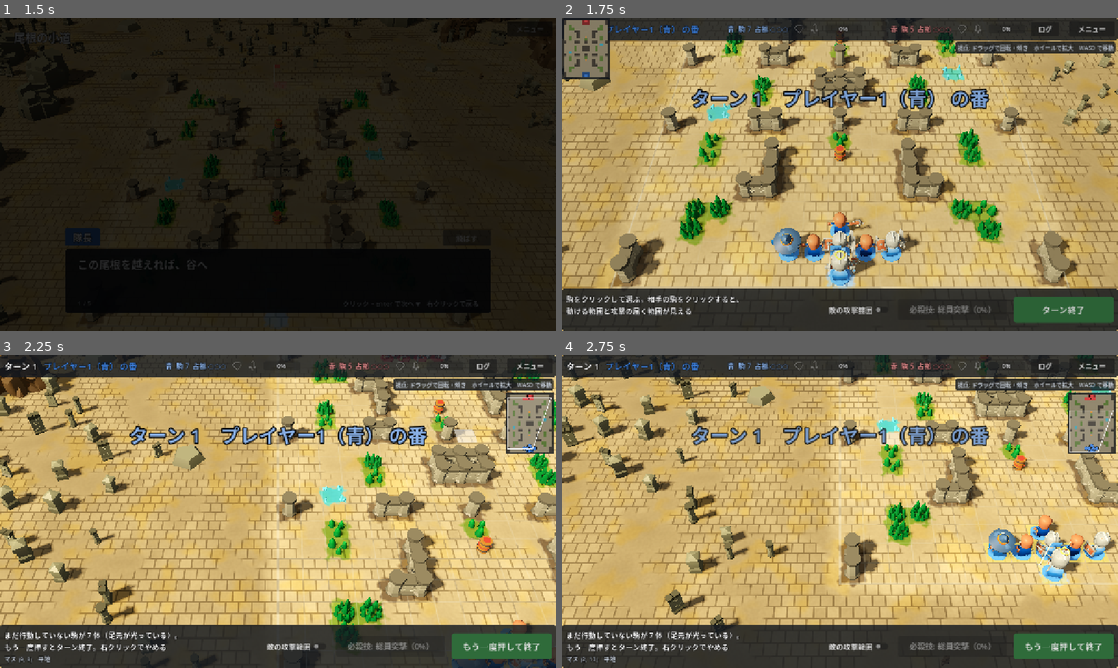
Above: before the commit, frames 1-4 (two rows, left to right).
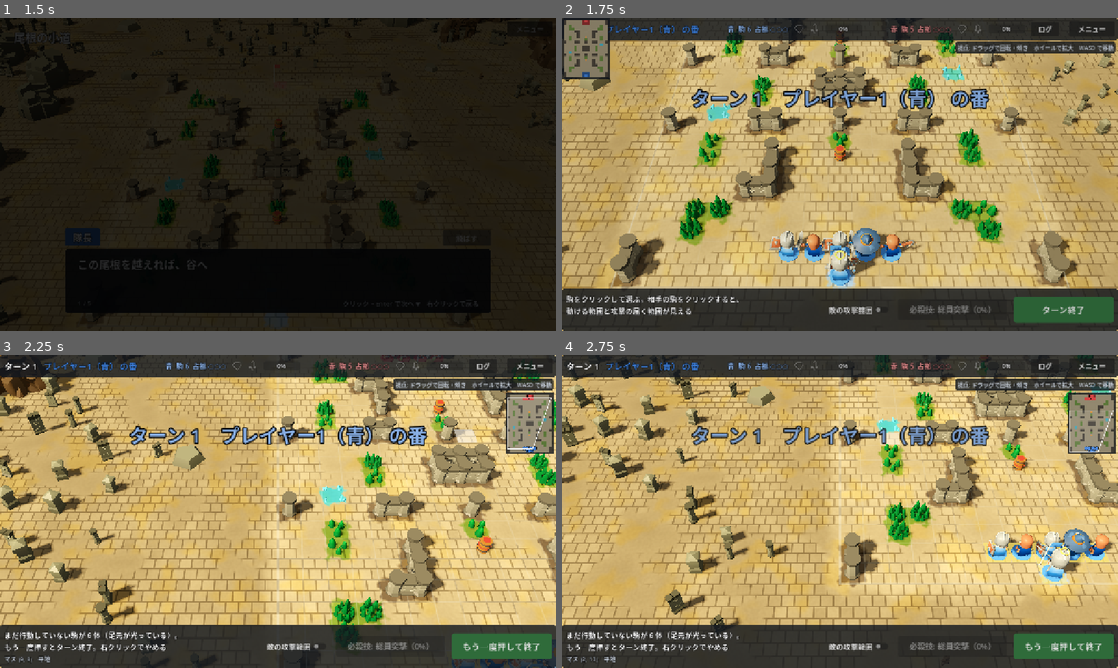
Above: after the commit, the same moments.

Repository: mattyan1053/pj-legion
Game: Godot game, scene res://game/app.tscn
The game is run twice, just before and just after one commit, with the same random seed, the same clock (stepped at 60 frames per second) and the same inputs.
Inputs (mouse positions are in pixels of both pictures, inside the frame that each line leads up to):
- Up to frame 1 (1.5 s): click "ストーリー" at 0.5 s; click "飛ばす" at 1.25 s
- Up to frame 2 (1.75 s): no input
- Up to frame 3 (2.25 s): tap Enter at 2 s; drag from (528, 423) to (333, 442) at 2.02 s
- Up to frame 4 (2.75 s): no input

Frame 1 is identical in both runs. In frame 2, 1.5% of the frame differs, in the area x 33-65%, y 2-78%; in frame 3, 0.1%; in frame 4, 1.3%.

Commit message:
✨ Unlock story units by clearing episodes
Co-Authored-By: Claude Opus 5.5 <noreply@anthropic.com>
Claude-Session: https://claude.ai/code/session_019skPmyNPS2jszixPFXwXx7

Diff:
--- a/game/autoplay.gd
+++ b/game/autoplay.gd
@@ -1623,12 +1623,17 @@
 	await app.scene_changed
 	_expect(app.current_id() == &"talk", "決着の画面の「次へ」で、あとの会話へ進まない")
 	talk = app.current_scene()
-	_expect(talk.line_count() == episode.AFTER.size(), "あとの会話の文の数が違う")
-	for i: int in talk.line_count():
+	_expect(talk.line_count() == episode.AFTER.size() + episode.UNLOCKS.size(), "あとの会話の文の数が違う（最後に、解放した駒の知らせ）")
+	if not episode.UNLOCKS.is_empty():
+		talk.press_skip()
+		_expect(talk.line_index() == episode.AFTER.size() and talk.speaker() == "知らせ"
+				and talk.line_text().contains(UnitKind.display_name(episode.UNLOCKS[0])), "「飛ばす」が、解放した駒の知らせまで飛ばしている")
+	for i: int in talk.line_count() - talk.line_index():
 		talk.press_next()
 	await app.scene_changed
 	_expect(app.current_id() == &"title" and app.context.run == null, "あとの会話を送りきっても、タイトルへ戻らない")
-	_expect(app.current_scene().story_label() == "ストーリー（クリア済み）", "クリアしたのに、タイトルに済みの印が無い")
+	_expect(app.current_scene().story_label() == "ストーリー（クリア済み）" or not story.all_cleared(), "クリアしたのに、タイトルに済みの印が無い")
+	_expect(story.unlocked_kinds().has(episode.UNLOCKS[0]) if not episode.UNLOCKS.is_empty() else true, "クリアしても、駒が増えていない")
 
 
 func _finish(message: String, code: int) -> void:
--- a/game/episodes/ridge_path.gd
+++ b/game/episodes/ridge_path.gd
@@ -4,7 +4,7 @@
 ## **会話の文は仮のもの。** ストーリーの中身（世界、登場人物）は、まだ決まっていない（Issue #49）。
 ## 話の形（会話 → 対戦 → 会話）を見せるための短い文で、中身が決まったら全部差し替える。
 ##
-## 対戦は手で作ったマップ「尾根の小道」（rules/maps/ridge_path.gd）。人はプレイヤー1（先手、MILITARY の既定の編成）、
+## 対戦は手で作ったマップ「尾根の小道」（rules/maps/ridge_path.gd）。人はプレイヤー1（先手、ストーリーの部隊）、
 ## 敵はプレイヤー2（FANTASY、ENEMY の決め打ちの部隊。CPU が動かす）。
 ## 敵の部隊は「ふつうに遊べば勝てるが、雑に突っ込むと負ける」くらいを狙い、人の側を CPU に持たせた対戦の勝率で決めた（docs/story.md）。
 
@@ -19,14 +19,16 @@
 const LOOK := StageLook.LABYRINTH
 const MAP := RidgePath
 
-## 人と敵の軍。
-const HUMAN_ARMY := UnitKind.Army.MILITARY
+## クリアで新しく雇えるようになる駒の種類（docs/story.md の「駒の解放」）。
+const UNLOCKS: Array[UnitKind.Id] = [UnitKind.Id.COMMANDO]
+
+## 敵の軍（人の軍は、ストーリーで 1 つ。story.gd の ARMY）。
 const ENEMY_ARMY := UnitKind.Army.FANTASY
 ## 敵の部隊（将を除く）: [駒の種類, [装備, …]] の列。並びの順に、本陣の前へ置く（いつもの置き方）。
 const ENEMY := [
-	[UnitKind.Id.PALADIN, [Equipment.Id.IRON_SHIELD]],
+	[UnitKind.Id.PALADIN, [Equipment.Id.IRON_SHIELD, Equipment.Id.IRON_SHIELD]],
 	[UnitKind.Id.SORCERER, []],
-	[UnitKind.Id.SPELLBLADE, []],
+	[UnitKind.Id.SORCERER, []],
 	[UnitKind.Id.PRIEST, []],
 ]
 
--- a/game/story.gd
+++ b/game/story.gd
@@ -19,6 +19,16 @@
 ## 会話の場面と、対戦の場面の名前（scene_flow.gd）。
 const TALK := &"talk"
 const BATTLE := &"battle"
+
+## ストーリーの編成の決まりの名前（取っておく部隊に書く）。対戦の決まり（DeckRules.VERSUS）と分ける。
+const RULES_ID := &"story"
+## ストーリーで人が使う軍（仮。Issue #49 の ★2）。
+const ARMY := UnitKind.Army.MILITARY
+## 最初から雇える駒の種類。ほかは、話をクリアすると増える（話のデータの UNLOCKS）。
+const STARTING_KINDS: Array[UnitKind.Id] = [UnitKind.Id.SHIELD_TROOPER, UnitKind.Id.SNIPER, UnitKind.Id.MEDIC]
+## 会話の行の、知らせ（話し手の名前の札を灰色にする。「飛ばす」でも飛ばさない。talk_screen.gd）。
+const NOTICE_SIDE := 2
+const NOTICE_NAME := "知らせ"
 
 ## 話の並び（一本道。game/episodes/ の 1 ファイルが 1 話）。
 const EPISODES: Array[Script] = [
@@ -87,13 +97,85 @@
 	return EPISODES[0]
 
 
-## 話 episode の流れ（run.gd）: 会話（前）→ 対戦 → 会話（後）→ タイトル。
+# ---- 駒の解放（docs/story.md の「駒の解放」） ----
+
+
+## いま雇える駒の種類: 最初から雇える駒と、クリアした話が解放する駒（記録には書かず、その場で求める）。
+func unlocked_kinds() -> Array[UnitKind.Id]:
+	var kinds := STARTING_KINDS.duplicate()
+	for episode in EPISODES:
+		if is_cleared(episode.ID):
+			_add_kinds(kinds, episode.UNLOCKS)
+	return kinds
+
+
+## いまの進み具合の、ストーリーの編成の決まり。
+func deck_rules() -> DeckRules:
+	return rules_of(unlocked_kinds())
+
+
+## 話 episode を初めて遊ぶときに雇える駒の種類: 最初から雇える駒と、並びでその話より前の話が解放する駒。
+## 話の敵の強さは、この駒で組んだ既定の編成で測る（tools/cpu_matches.gd の --episode）。
+static func kinds_before(episode: Script) -> Array[UnitKind.Id]:
+	var kinds := STARTING_KINDS.duplicate()
+	for earlier in EPISODES:
+		if earlier == episode:
+			break
+		_add_kinds(kinds, earlier.UNLOCKS)
+	return kinds
+
+
+## 雇える駒の種類 kinds の、ストーリーの編成の決まり。予算と数の上限は対戦と同じ（Issue #49 の設計の表の 9）。
+## 解放した駒は、軍が違っても ARMY のロスターに入る。並びは役割の順（前衛・後衛・奇襲・回復）。
+static func rules_of(kinds: Array[UnitKind.Id]) -> DeckRules:
+	var roster := kinds.duplicate()
+	roster.sort_custom(func(a: UnitKind.Id, b: UnitKind.Id) -> bool:
+		return UnitKind.role(a) < UnitKind.role(b) or (UnitKind.role(a) == UnitKind.role(b) and a < b))
+	return DeckRules.new(RULES_ID, "ストーリー", Deck.MAX_UNITS, {ARMY: roster}, {ARMY: DeckRules.versus().budget(ARMY)})
+
+
+## 雇える駒の種類 kinds の、ストーリーの既定の編成（CPU の編成の組み方。CpuDeck）。
+static func default_deck(kinds: Array[UnitKind.Id]) -> Deck:
+	return CpuDeck.build(ARMY, rules_of(kinds))
+
+
+## 話 episode の対戦（人は、その話を初めて遊ぶときの既定の編成）。敵の強さを測る道具が使う。
+static func first_battle(episode: Script) -> StoryBattle:
+	return StoryBattle.new(episode, default_deck(kinds_before(episode)))
+
+
+static func _add_kinds(kinds: Array[UnitKind.Id], more: Array) -> void:
+	for kind: UnitKind.Id in more:
+		if not kinds.has(kind):
+			kinds.append(kind)
+
+
+# ---- 流れ ----
+
+
+## 話 episode を、いまの進み具合で始める流れ（run_of。人は、いま雇える駒で組んだ既定の編成）。
+func run_now(episode: Script) -> Run:
+	var newly: Array[UnitKind.Id] = []
+	if not is_cleared(episode.ID):
+		var kinds := unlocked_kinds()
+		for kind: UnitKind.Id in episode.UNLOCKS:
+			if not kinds.has(kind):
+				newly.append(kind)
+	return run_of(episode, default_deck(unlocked_kinds()), newly)
+
+
+## 話 episode の流れ（run.gd）: 会話（前）→ 対戦 → 会話（後）→ タイトル。人の部隊は human_deck。
 ## 対戦で負けたら、決着の画面から「同じ盤面でもう一度」か「タイトルへ」。勝ったら「次へ」で、あとの会話へ。
-static func run_of(episode: Script) -> Run:
+## unlocking: この話のクリアで新しく雇えるようになる駒。あとの会話の最後に、知らせの行で出す。
+static func run_of(episode: Script, human_deck: Deck, unlocking: Array[UnitKind.Id] = []) -> Run:
 	var run := Run.new()
 	run.add(TALK, talk_of(episode, episode.BEFORE))
-	run.add(BATTLE, StoryBattle.new(episode))
-	run.add(TALK, talk_of(episode, episode.AFTER))
+	run.add(BATTLE, StoryBattle.new(episode, human_deck))
+	var after := talk_of(episode, episode.AFTER)
+	for kind in unlocking:
+		after["lines"].append({"side": NOTICE_SIDE, "name": NOTICE_NAME,
+				"text": "新しい駒「%s」を雇えるようになった。" % UnitKind.display_name(kind)})
+	run.add(TALK, after)
 	return run
 
 
--- a/game/story_battle.gd
+++ b/game/story_battle.gd
@@ -2,17 +2,20 @@
 ## ストーリーの 1 話の対戦（docs/story.md）。対戦の画面に渡すもの（battle_source.gd）。
 ## 話のデータ（game/episodes/ の 1 ファイル）から、戦いの定義（手で作ったマップ、決め打ちの敵）を持った対戦の設定を作る。
 ##
-## 人はいつもプレイヤー1（先手）で、軍の既定の編成（MatchSetup.default_deck）。敵はプレイヤー2 で、CPU が動かす。
+## 人はいつもプレイヤー1（先手）で、渡された部隊（story.gd が、いま雇える駒で組む）。敵はプレイヤー2 で、CPU が動かす。
 ## 選び直せるものは無い（ステージ、相手、対戦の設定のパネル）。やり直しは「同じ盤面でもう一度」だけ。
 ## 人が勝ったら、決着の画面に「次へ」を出し（流れの次の場面、あとの会話へ）、話をクリアしたと書く。
 ## ここはノードに依存しない（テストから呼べる）。
 
 ## 話のデータ（game/episodes/ の 1 ファイル）。
 var episode: Script
+## 人の部隊。
+var human_deck: Deck
 
 
-func _init(of_episode: Script = null) -> void:
+func _init(of_episode: Script = null, deck: Deck = null) -> void:
 	episode = of_episode
+	human_deck = deck
 
 
 func make_setup(battle_seed: int) -> MatchSetup:
@@ -21,7 +24,7 @@
 	var setup := MatchSetup.new()
 	setup.scenario = scenario
 	setup.battle_seed = battle_seed
-	setup.set_human(Unit.Side.PLAYER1, MatchSetup.default_deck(episode.HUMAN_ARMY))
+	setup.set_human(Unit.Side.PLAYER1, human_deck)
 	setup.controllers[Unit.Side.PLAYER2] = MatchSetup.Controller.CPU  # 部隊は決め打ちなので、CPU の編成は作らない
 	return setup
 
@@ -40,4 +43,4 @@
 
 
 func copy() -> RefCounted:
-	return get_script().new(episode)
+	return get_script().new(episode, human_deck)
--- a/game/talk_screen.gd
+++ b/game/talk_screen.gd
@@ -4,7 +4,7 @@
 ##
 ## - クリック・Enter・Space で次の文へ。文が出きる前なら、出しきるだけ。最後の文のあとは Run.NEXT で終える（流れの次の場面へ）。
 ## - 右クリックで 1 つ前の文へ戻る。Esc はシステムメニュー（ほかの場面と同じ）。
-## - 「飛ばす」で、残りを読まずに Run.NEXT で終える。
+## - 「飛ばす」で、残りを読まずに Run.NEXT で終える。知らせの行（side 2。駒の解放など）は飛ばさず、そこで止まる。
 
 const AppContext := preload("res://game/app_context.gd")
 const Backdrop := preload("res://game/backdrop.gd")
@@ -19,8 +19,10 @@
 const BOX_BOTTOM := 40.0
 ## 送りの印の明滅の周期（秒）。
 const BLINK_PERIOD := 1.2
-## 陣営の色（battle_screen.gd の TEAM_COLORS と同じ。0 = 人の軍、1 = 敵の軍）。
-const TEAM_COLORS: Array[Color] = [Color("3a7bd5"), Color("d64545")]
+## 名前の札の色（0 = 人の軍、1 = 敵の軍は battle_screen.gd の TEAM_COLORS と同じ。2 = 知らせ）。
+const TEAM_COLORS: Array[Color] = [Color("3a7bd5"), Color("d64545"), Color("6b7280")]
+## 知らせの行の side（story.gd の NOTICE_SIDE）。
+const NOTICE_SIDE := 2
 
 const COLOR_BOX := Color(0.06, 0.08, 0.11, 0.9)
 const COLOR_BORDER := Color(1.0, 1.0, 1.0, 0.14)
@@ -188,8 +190,13 @@
 	_text.visible_characters = -1
 
 
-## 「飛ばす」: 残りを読まずに会話を終える。
+## 「飛ばす」: 残りを読まずに会話を終える。この先に知らせの行があれば、そこへ飛ぶ（知らせは読ませる）。
 func press_skip() -> void:
+	for index in range(_index + 1, line_count()):
+		if int(talk["lines"][index].get("side", 0)) == NOTICE_SIDE:
+			context.play_sound(&"ui_click")
+			_show_line(index)
+			return
 	_end()
 
 
--- a/game/title_screen.gd
+++ b/game/title_screen.gd
@@ -59,7 +59,7 @@
 
 ## 「ストーリー」: まだクリアしていない最初の話（全部クリアしていたら最初の話）を、会話から始める。
 func press_story() -> void:
-	context.start_run(Story.run_of(context.story.next_episode()))
+	context.start_run(context.story.run_now(context.story.next_episode()))
 
 
 ## 「ストーリー」のボタンの文字。全部の話をクリアしていたら、済みの印を付ける。
--- a/tests/game/test_scene_flow.gd
+++ b/tests/game/test_scene_flow.gd
@@ -40,7 +40,7 @@
 	# 流れで入る場面（対戦の設定の「対戦を始める」の流れと、ストーリーの話の流れの場面）も、そこからたどる。
 	var reached := {SceneFlow.FIRST: true}
 	var queue: Array[StringName] = [SceneFlow.FIRST]
-	var runs: Array = [MatchChoice.new().run(), Story.run_of(Story.EPISODES[0])]
+	var runs: Array = [MatchChoice.new().run(), Story.new().run_now(Story.EPISODES[0])]
 	for run: RefCounted in runs:
 		while not run.is_done():
 			if not reached.has(run.scene()):
--- a/tests/game/test_story.gd
+++ b/tests/game/test_story.gd
@@ -33,7 +33,7 @@
 
 func test_run_is_talk_then_battle_then_talk_then_title() -> void:
 	var episode: Script = Story.EPISODES[0]
-	var run := Story.run_of(episode)
+	var run := Story.run_of(episode, Story.default_deck(Story.STARTING_KINDS))
 	assert_eq(run.scene(), &"talk")
 	assert_eq(run.data()["title"], episode.TITLE)
 	assert_eq(run.data()["lines"].size(), episode.BEFORE.size())
@@ -49,16 +49,17 @@
 
 func test_episode_battle_is_the_hand_map_against_a_fixed_cpu_enemy() -> void:
 	for episode in Story.EPISODES:
-		var source := StoryBattle.new(episode)
+		var source := Story.first_battle(episode)
 		var setup := source.make_setup(7)
 		assert_true(setup.is_valid(), "%s の対戦を始められない: %s" % [episode.ID, setup.problems()])
 		assert_eq(setup.controllers, [MatchSetup.Controller.HUMAN, MatchSetup.Controller.CPU] as Array[MatchSetup.Controller])
 		assert_eq(source.cpu_side(), Unit.Side.PLAYER2)
 		assert_true(setup.scenario.is_fixed(Unit.Side.PLAYER2))
 		assert_false(setup.scenario.is_fixed(Unit.Side.PLAYER1))
-		assert_eq(setup.army_of(Unit.Side.PLAYER1), episode.HUMAN_ARMY)
+		assert_eq(setup.army_of(Unit.Side.PLAYER1), Story.ARMY)
 		assert_eq(setup.army_of(Unit.Side.PLAYER2), episode.ENEMY_ARMY)
-		assert_eq(setup.deck_of(Unit.Side.PLAYER1).entries.size(), MatchSetup.default_deck(episode.HUMAN_ARMY).entries.size(), "人は既定の編成")
+		assert_eq(setup.deck_of(Unit.Side.PLAYER1), source.human_deck, "人は渡された部隊")
+		assert_eq(setup.deck_of(Unit.Side.PLAYER1).rules.id, Story.RULES_ID, "初めて遊ぶときの、ストーリーの既定の編成")
 		assert_eq(setup.scenario.title, episode.MAP.TITLE)
 		var battle := setup.create_battle()
 		var placed := [0, 0]
@@ -71,16 +72,17 @@
 
 
 func test_episode_battle_offers_nothing_to_choose_again() -> void:
-	var source := StoryBattle.new(Story.EPISODES[0])
+	var source := Story.first_battle(Story.EPISODES[0])
 	assert_false(source.can_switch_opponent())
 	assert_false(source.can_open_setup())
 	assert_true(source.stages().is_empty())
 	assert_true(source.copy() is StoryBattle)
 	assert_eq(source.copy().episode, source.episode)
+	assert_eq(source.copy().human_deck, source.human_deck, "やり直しも同じ部隊")
 
 
 func test_only_a_win_shows_the_next_button() -> void:
-	var source := StoryBattle.new(Story.EPISODES[0])
+	var source := Story.first_battle(Story.EPISODES[0])
 	assert_true(source.can_continue(true))
 	assert_false(source.can_continue(false))
 	var versus := preload("res://game/match_choice.gd").new()
@@ -91,7 +93,7 @@
 	var episode: Script = Story.EPISODES[0]
 	var context := preload("res://game/app_context.gd").new()
 	assert_false(context.story.is_cleared(episode.ID))
-	StoryBattle.new(episode).record_win(context)
+	Story.first_battle(episode).record_win(context)
 	assert_true(context.story.is_cleared(episode.ID))
 	assert_eq(context.story.cleared_count(), 1)
 
@@ -130,3 +132,54 @@
 	for episode in Story.EPISODES:
 		story.clear(episode.ID)
 	assert_eq(story.next_episode(), Story.EPISODES[0], "全部クリアしたら、最初の話をもう一度")
+
+
+func test_kinds_are_unlocked_by_clearing_episodes() -> void:
+	var story := Story.new()
+	assert_eq(story.unlocked_kinds(), Story.STARTING_KINDS, "最初は、最初から雇える駒だけ")
+	var expected := Story.STARTING_KINDS.duplicate()
+	for episode in Story.EPISODES:
+		assert_eq(Story.kinds_before(episode), expected, "%s を初めて遊ぶときの駒" % episode.ID)
+		for kind: UnitKind.Id in episode.UNLOCKS:
+			assert_false(expected.has(kind), "%s は、もう雇える駒を解放する" % episode.ID)
+		story.clear(episode.ID)
+		expected.append_array(episode.UNLOCKS)
+		assert_eq(story.unlocked_kinds(), expected)
+	var reloaded := Story.new()
+	reloaded.load_data(story.to_data())
+	assert_eq(reloaded.unlocked_kinds(), expected, "解放した駒は記録に書かず、クリアした話から求め直す")
+	assert_eq(story.to_data().keys(), ["cleared"])
+
+
+func test_story_rules_hire_only_unlocked_kinds_on_the_versus_budget() -> void:
+	var rules := Story.rules_of(Story.STARTING_KINDS)
+	assert_eq(rules.id, Story.RULES_ID)
+	assert_ne(rules.id, DeckRules.VERSUS, "対戦用とストーリー用の部隊は、決まりの名前で分ける")
+	assert_eq(rules.armies(), [Story.ARMY] as Array[UnitKind.Army])
+	assert_eq(rules.budget(Story.ARMY), DeckRules.versus().budget(Story.ARMY))
+	assert_eq(rules.max_units, DeckRules.versus().max_units)
+	for kind: UnitKind.Id in DeckRules.versus().roster(Story.ARMY):
+		assert_eq(rules.allows(Story.ARMY, kind), Story.STARTING_KINDS.has(kind), UnitKind.display_name(kind))
+	var deck := Story.default_deck(Story.STARTING_KINDS)
+	assert_true(deck.is_valid(), str(deck.problems()))
+	var everything := Story.rules_of([UnitKind.Id.COMMANDO, UnitKind.Id.MEDIC, UnitKind.Id.SNIPER, UnitKind.Id.SHIELD_TROOPER])
+	assert_eq(everything.roster(Story.ARMY), DeckRules.versus().roster(Story.ARMY), "ロスターは役割の順")
+
+
+func test_first_clear_tells_the_unlocked_kinds_at_the_end_of_the_talk() -> void:
+	var episode: Script = Story.EPISODES[0]
+	var story := Story.new()
+	var run := story.run_now(episode)
+	assert_eq(run.data()["lines"].size(), episode.BEFORE.size(), "前の会話には知らせを出さない")
+	run.advance()
+	assert_eq(run.data().human_deck.rules.id, Story.RULES_ID, "いま雇える駒で組んだ既定の編成")
+	run.advance()
+	var lines: Array = run.data()["lines"]
+	assert_eq(lines.size(), episode.AFTER.size() + episode.UNLOCKS.size())
+	assert_eq(lines[-1]["side"], Story.NOTICE_SIDE)
+	assert_true(lines[-1]["text"].contains(UnitKind.display_name(episode.UNLOCKS[0])), lines[-1]["text"])
+	story.clear(episode.ID)
+	run = story.run_now(episode)
+	run.advance()
+	run.advance()
+	assert_eq(run.data()["lines"].size(), episode.AFTER.size(), "クリア済みの話を遊び直しても、知らせは出さない")
--- a/tools/cpu_matches.gd
+++ b/tools/cpu_matches.gd
@@ -19,6 +19,7 @@
 ##                   倒した側の勝率のうち、聖遺物のぶんと、もともと優勢な側が倒しているぶんを切り分ける（docs/relic-buff.md の「狩られ方」）
 ##   --episode=PATH ストーリーの話（game/episodes/ のスクリプトのパス）の対戦を、両方とも CPU で回す（人の側も CPU が持つ）。
 ##                   盤・部隊・初期位置はその話のもの（ステージと軍の組み合わせは回さない。--decks、--pairings、--stage は見ない）。
+##                   人の側は、その話を初めて遊ぶときの既定の編成（story.gd の first_battle）。
 ##                   話の敵の強さを、人の側の勝率で測る（docs/story.md の「敵の強さ」）
 ##   --hit=N --level=N   「当たりの経験値が N だったら」「1 レベルに要る経験値が N だったら」の見積もりに使う値（既定 15、80）
 ##
@@ -27,7 +28,7 @@
 ## 同じ引数なら、いつも同じ結果になる（考える時間の欄を除く）。
 
 const CpuMatch := preload("res://tools/cpu_match.gd")
-const StoryBattle := preload("res://game/story_battle.gd")
+const Story := preload("res://game/story.gd")
 const Names := preload("res://game/names.gd")
 
 const ARMIES: Array[UnitKind.Army] = [UnitKind.Army.MILITARY, UnitKind.Army.FANTASY]
@@ -290,7 +291,7 @@
 			setup.decks[side] = _deck(armies[side], deck_mode)
 		if episode != null:
 			stage = EPISODE_STAGE as BoardGenerator.Stage
-			setup = StoryBattle.new(episode).make_setup(first_seed + game)
+			setup = Story.first_battle(episode).make_setup(first_seed + game)
 			armies = [setup.army_of(Unit.Side.PLAYER1), setup.army_of(Unit.Side.PLAYER2)]
 		for side: Unit.Side in [Unit.Side.PLAYER1, Unit.Side.PLAYER2]:
 			setup.controllers[side] = MatchSetup.Controller.CPU
@@ -414,7 +415,7 @@
 		games, first_seed, first_seed + games - 1, deck_mode, max_turns,
 	])
 	if episode != null:
-		var sample := StoryBattle.new(episode).make_setup(first_seed)
+		var sample := Story.first_battle(episode).make_setup(first_seed)
 		_episode_title = episode.TITLE
 		for side: Unit.Side in [Unit.Side.PLAYER1, Unit.Side.PLAYER2]:
 			print("  プレイヤー%d（%s）: %s" % [side + 1, "人の側" if side == Unit.Side.PLAYER1 else "敵", _deck_text(sample.deck_of(side))])
--- a/tools/screenshots.gd
+++ b/tools/screenshots.gd
@@ -111,6 +111,7 @@
 	"story_wide": "ストーリー: 話の対戦を、いちばん引いて見ている（引きの上限は盤の大きさに合わせる）",
 	"story_result": "ストーリー: 話の対戦に勝った決着の画面（「次へ」が出る）",
 	"story_after": "ストーリー: 勝ったあとの会話（決着の画面の「次へ」のあと）",
+	"story_unlock": "ストーリー: あとの会話の最後の、解放した駒の知らせ（灰色の札。「飛ばす」でもここで止まる）",
 	"story_cleared": "ストーリー: 話をクリアしたあとのタイトル（「ストーリー」に済みの印）",
 }
 ## 場面を作る対戦の最初の種。
@@ -1357,6 +1358,14 @@
 	return _app.current_id() == &"talk"
 
 
+func _scene_story_unlock() -> bool:
+	if not await _scene_story_after():
+		return false
+	var talk: Node = _app.current_scene()
+	talk.press_skip()
+	return talk.speaker() == Story.NOTICE_NAME
+
+
 func _scene_story_cleared() -> bool:
 	_app.context.story.clear(Story.EPISODES[0].ID)
 	await _app.go(&"title")
Not shown, changed: docs/cpu-ai.md
Not shown, changed: docs/deck-building.md
Not shown, changed: docs/story.md
